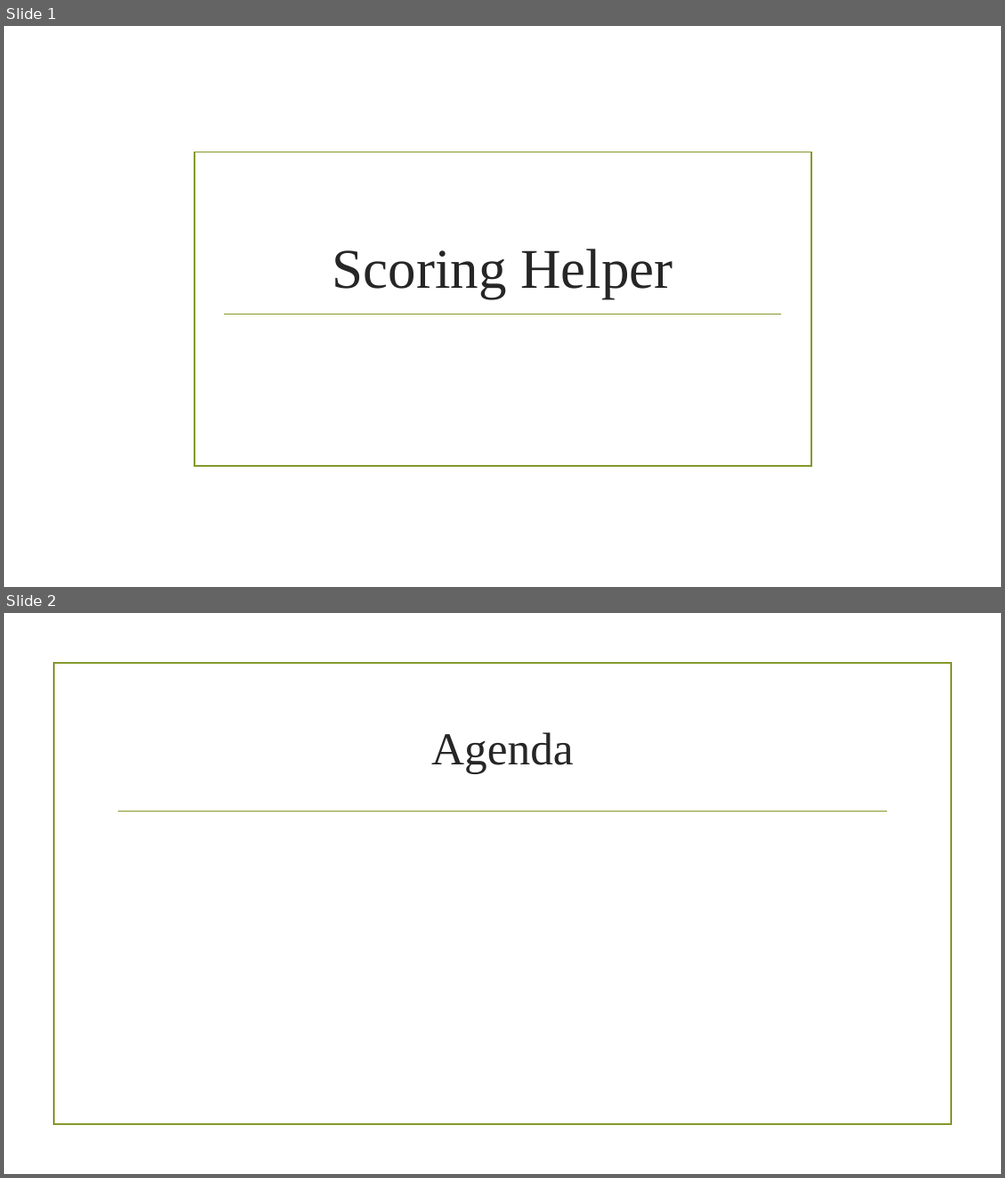
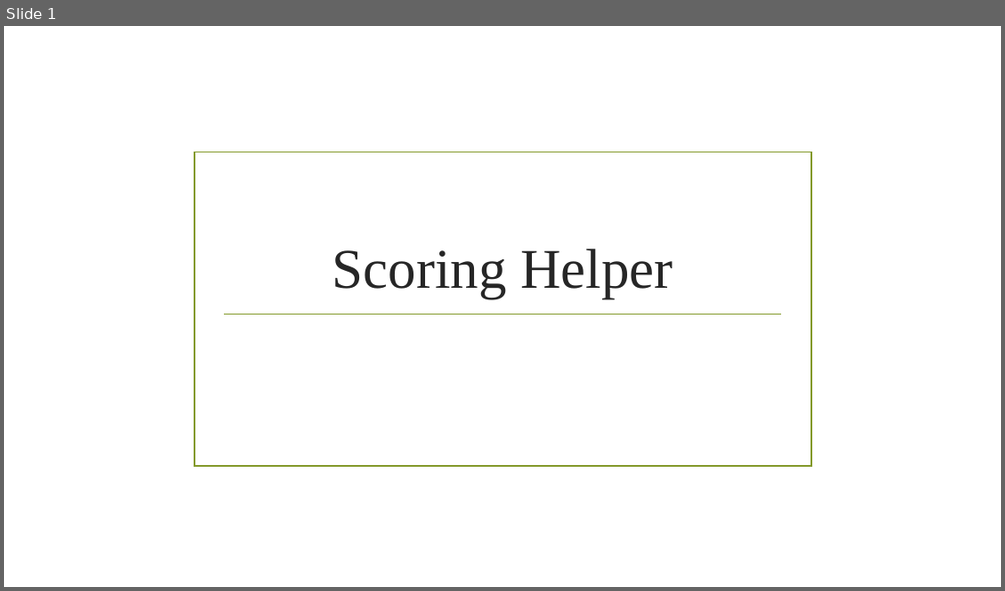
Before and after one commit to UniPayne/RCD-Project, a slide deck: Projektdokumentationen/Projektabgabe/Projektabgabe.pptx. Shown one above the other, each under a label of ours: slides 1 and 2 before the commit, slide 1 after it. The pictures are 1005x1178 and 1005x591 pixels, drawn with LibreOffice and Linux fonts; fonts in the diff are those of the drawing; background and template pictures are left out. Boxes give left, top, right and bottom in pixels: in the first picture for what was removed or moved away, otherwise in the second. Text is boxed around its words. In the diff, an @@ line names an element or a change of style, - is before the commit and + after.

```diff
--- a/Projektdokumentationen/Projektabgabe/Projektabgabe.pptx
+++ b/Projektdokumentationen/Projektabgabe/Projektabgabe.pptx
@@ slide 2 removed at [4,613,1001,1174], background picture (left out) @@
@@ rectangle removed at [53,663,951,1125] @@
@@ title removed at [431,732,574,774] @@
-Agenda
@@ line removed from (119, 811) to (887, 811) @@
```
Also in this commit, not shown: 7 slides changed, 3 slides added, 4 other slides removed, 1 other file.
